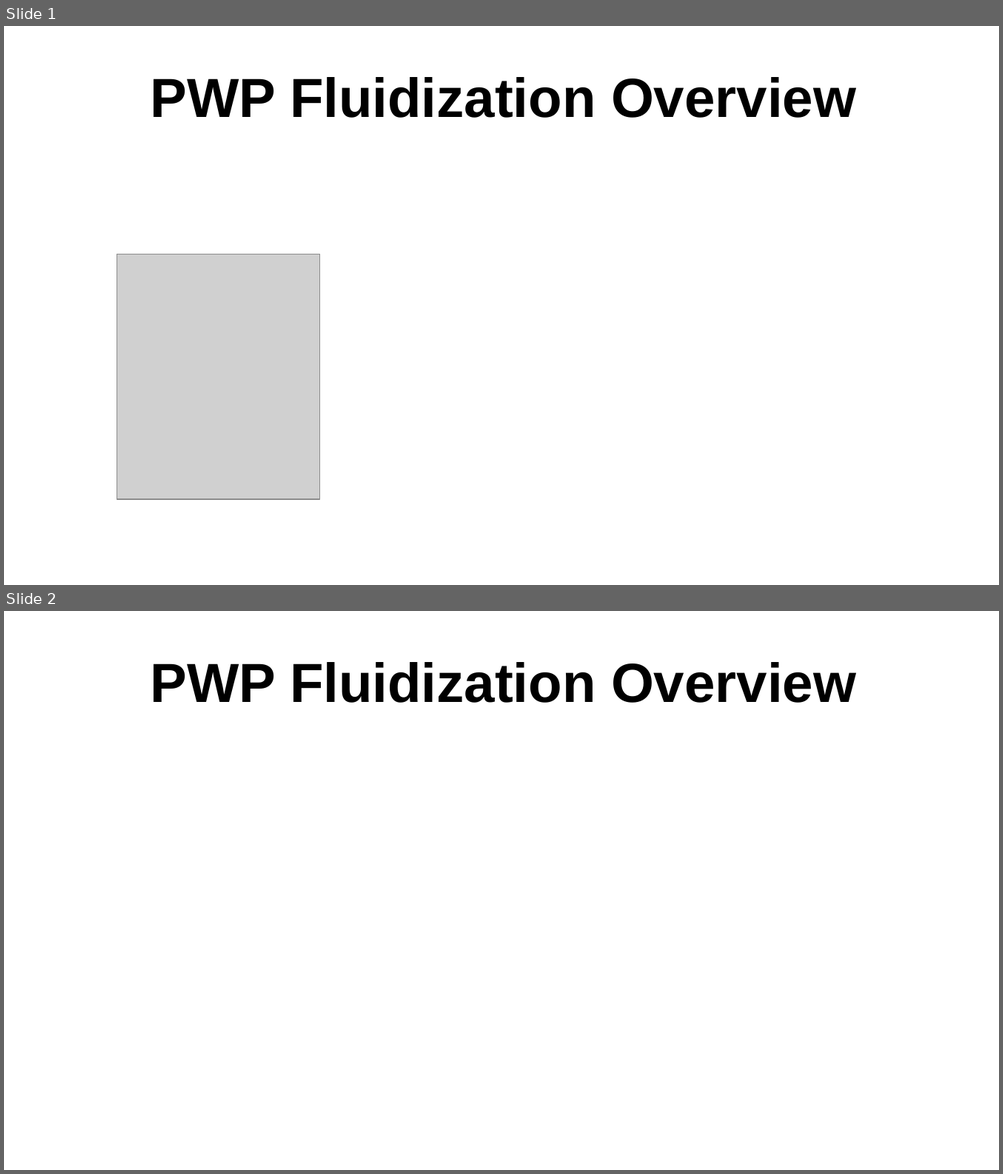
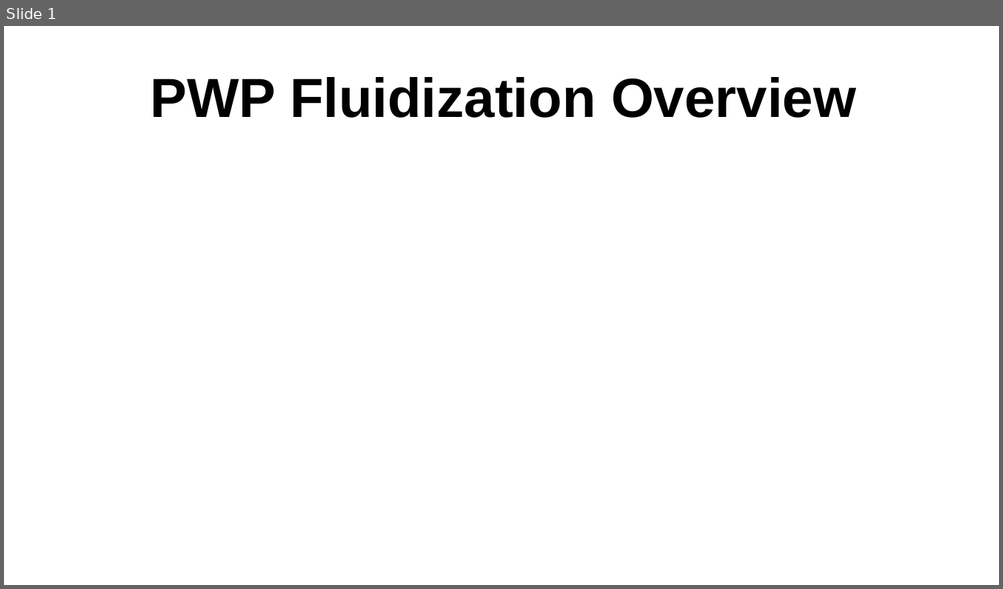
Before and after one commit to sergueik/selenium_java, a slide deck: yaml_config_extend/Process Fluidization.odp. Shown one above the other, each under a label of ours: slides 1 and 2 before the commit, slide 1 after it. The pictures are 1003x1174 and 1003x589 pixels, drawn with LibreOffice and Linux fonts; fonts in the diff are those of the drawing; grey boxes stand for pictures. Boxes give left, top, right and bottom in pixels: in the first picture for what was removed or moved away, otherwise in the second. Text is boxed around its words. In the diff, an @@ line names an element or a change of style, - is before the commit and + after.

```diff
--- a/yaml_config_extend/Process Fluidization.odp
+++ b/yaml_config_extend/Process Fluidization.odp
@@ slide 1 removed at (4, 26, 999, 585), background #FFFFFF @@
@@ title removed at (150, 77, 856, 118) @@
-PWP Fluidization Overview
@@ picture removed at (116, 255, 320, 500) @@
@@ what was slide 2 is now slide 1 @@
```
Also in this commit, not shown: 7 other files.
